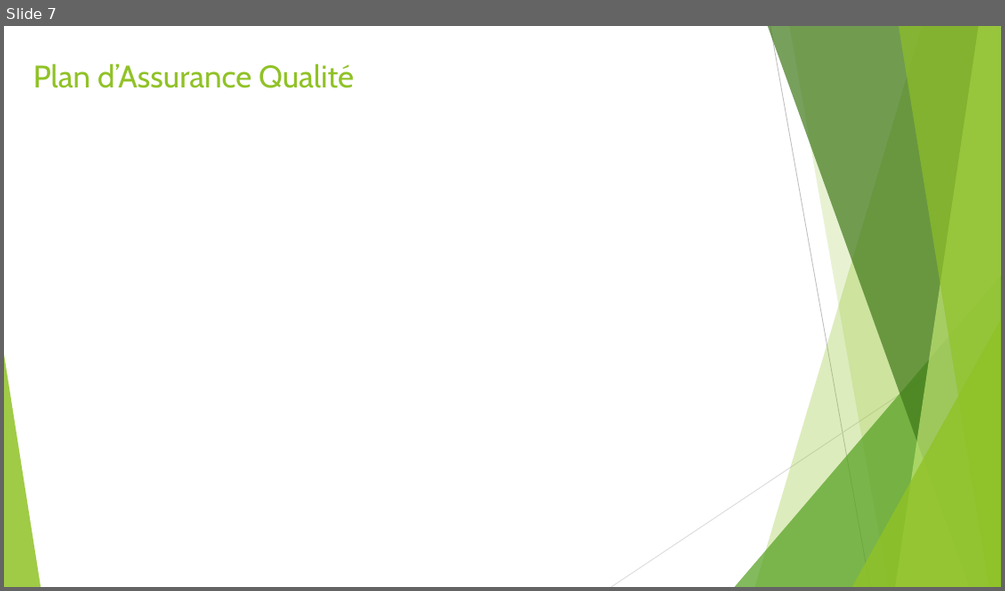
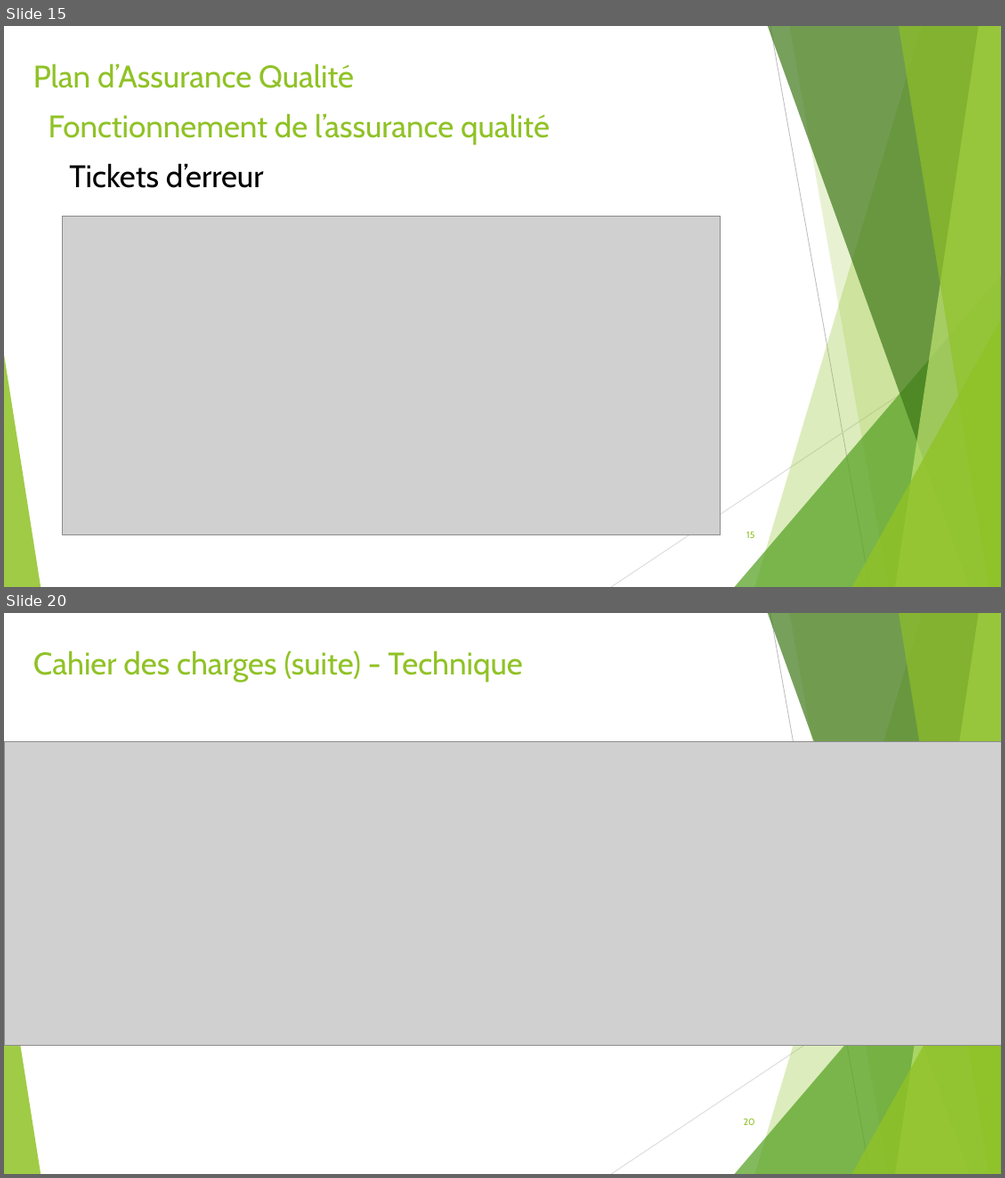
Before and after one commit to gab4321/ProjetS5, a slide deck: Gestion/L1 Présentation.pptx. Shown one above the other, each under a label of ours: slide 7 before the commit, slides 15 and 20 after it; the slides between them are not shown. The pictures are 1005x591 and 1005x1178 pixels, drawn with LibreOffice and Linux fonts; fonts in the diff are those of the drawing; grey boxes stand for pictures. Boxes give left, top, right and bottom in pixels: in the first picture for what was removed or moved away, otherwise in the second. Text is boxed around its words. In the diff, an @@ line names an element or a change of style, - is before the commit and + after.

```diff
--- a/Gestion/L1 Présentation.pptx
+++ b/Gestion/L1 Présentation.pptx
@@ slide 20 added at (x1=4, y1=613, x2=1001, y2=1174), background #FFFFFF; not listed: 10 template elements that a slide beside it also shows @@
@@ title added at (x1=33, y1=650, x2=522, y2=682), 30 pt, text #90C226 @@
+Cahier des charges (suite) - Technique
@@ picture added at (x1=4, y1=742, x2=1001, y2=1046) @@
@@ page number added at (x1=744, y1=1118, x2=755, y2=1125), 9 pt, text #90C226 @@
+20
@@ what was slide 7 is now slide 15 @@
@@ slide 15 changed as well @@
@@ text added at (x1=48, y1=113, x2=550, y2=145), 30 pt, text #90C226 @@
+Fonctionnement de l’assurance qualité
@@ text added at (x1=69, y1=163, x2=264, y2=188), 30 pt, text #000000 @@
+Tickets d’erreur
@@ picture added at (x1=62, y1=216, x2=720, y2=535) @@
@@ page number added at (x1=746, y1=531, x2=754, y2=538), 9 pt, text #90C226 @@
+15
```
Also in this commit, not shown: 9 other slides changed, 13 other slides added, 1 slide removed, 1 other file.
